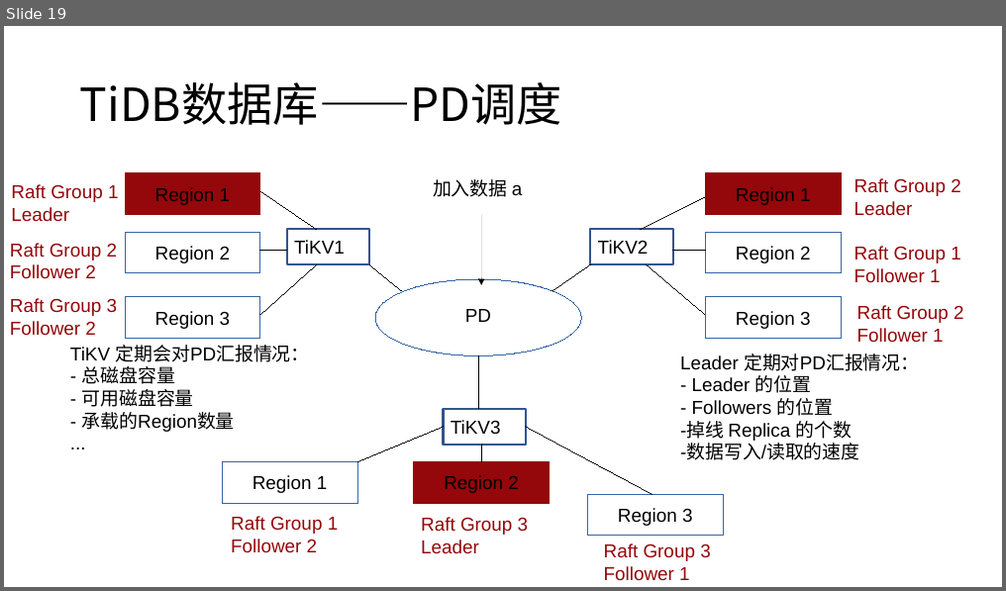
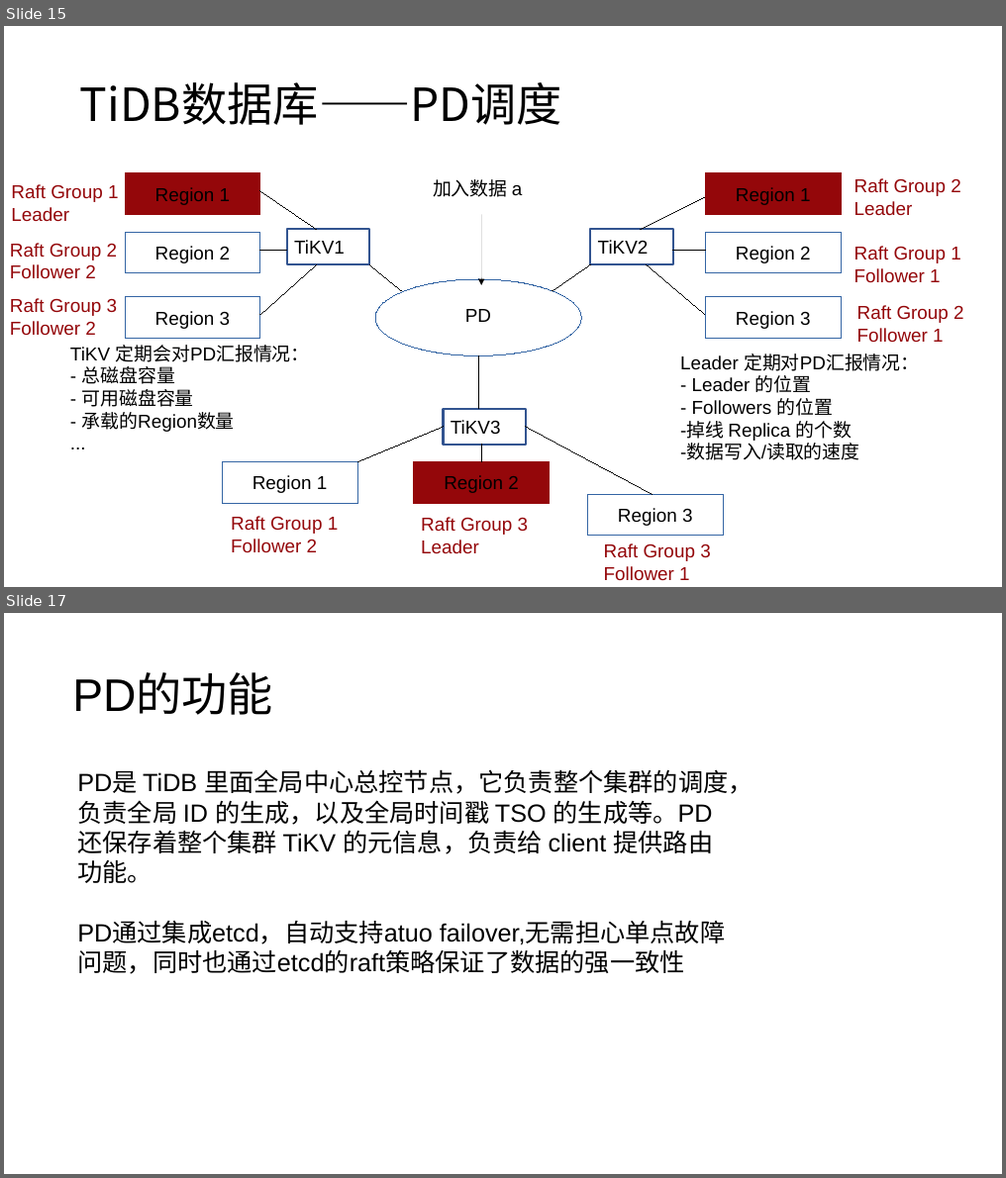
Before and after one commit to Doris404/Study-paper-channel, a slide deck: Chai' project/study material/notes/TiDB项目.pptx. Shown one above the other, each under a label of ours: slide 19 before the commit, slides 15 and 17 after it; the slides between them are not shown. The pictures are 1006x591 and 1006x1178 pixels, drawn with LibreOffice and Linux fonts; fonts in the diff are those of the drawing. Boxes give left, top, right and bottom in pixels: in the first picture for what was removed or moved away, otherwise in the second. Text is boxed around its words. In the diff, an @@ line names an element or a change of style, - is before the commit and + after.

```diff
--- a/Chai' project/study material/notes/TiDB项目.pptx
+++ b/Chai' project/study material/notes/TiDB项目.pptx
@@ slide 17 added at (x1=4, y1=613, x2=1002, y2=1174), background #FFFFFF @@
@@ title added at (x1=72, y1=675, x2=273, y2=715), 44 pt, text #000000 @@
+PD的功能
@@ text added at (x1=77, y1=769, x2=752, y2=974), 24 pt, text #000000 @@
+PD是 TiDB 里面全局中心总控节点，它负责整个集群的调度，负责全局 ID 的生成，以及全局时间戳 TSO 的生成等。PD 还保存着整个集群 TiKV 的元信息，负责给 client 提供路由功能。
+PD通过集成etcd，自动支持atuo failover,无需担心单点故障问题，同时也通过etcd的raft策略保证了数据的强一致性
@@ what was slide 19 is now slide 15 @@
```
Also in this commit, not shown: 4 slides changed, 4 other slides added, 4 slides removed, 12 other files.
